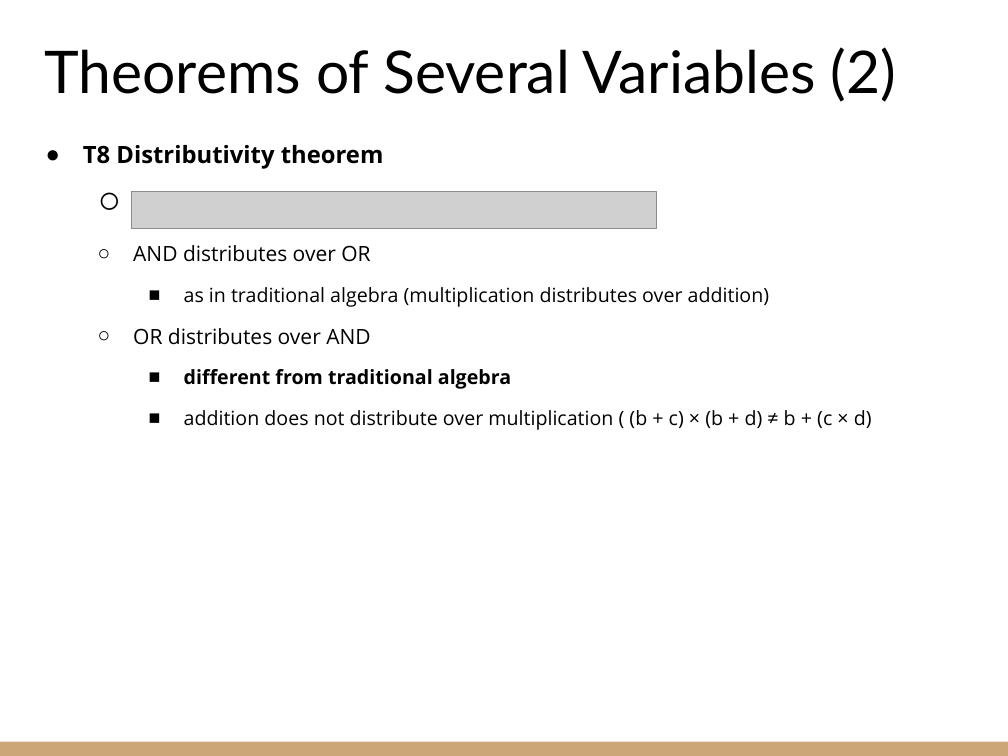
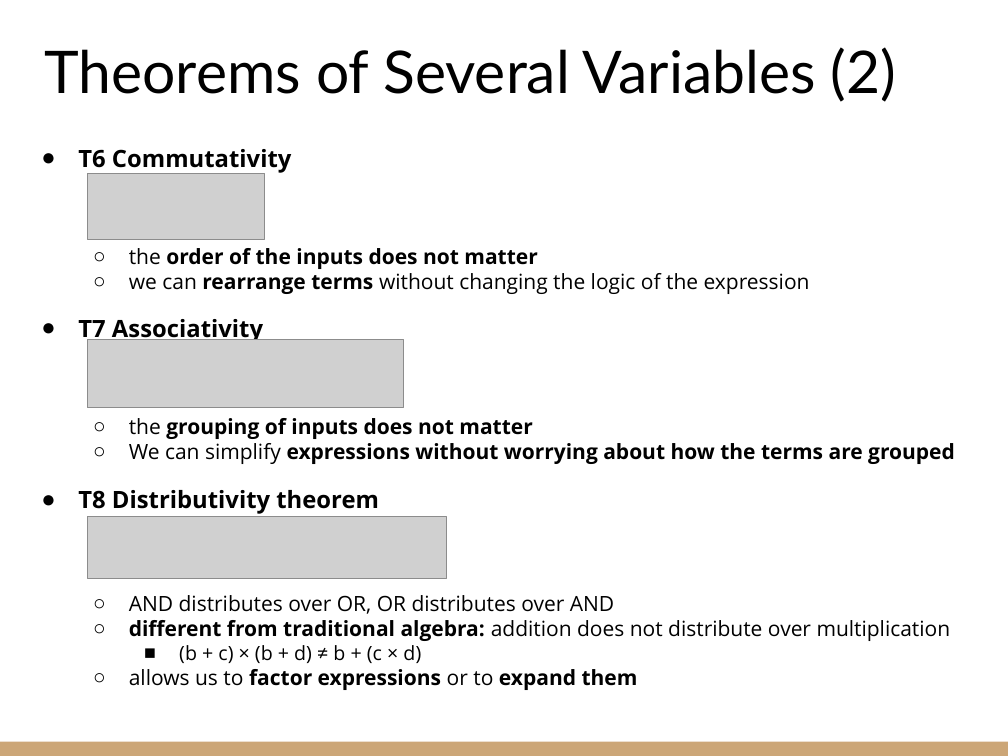
Before and after one commit to riccardoberta/esd, a slide deck: slide 13 of 05 - Boolean Algebra/slides.pptx (slide 14 before the commit). Drawn at 1008x756 pixels with LibreOffice and Linux fonts; fonts in the diff are those of the drawing; grey boxes stand for pictures. Boxes give left, top, right and bottom in pixels: in the first picture for what was removed or moved away, otherwise in the second. Text is boxed around its words. In the diff, an @@ line names an element or a change of style, - is before the commit and + after.

Commit message:
Boolean Algebra

```diff
--- a/05 - Boolean Algebra/slides.pptx
+++ b/05 - Boolean Algebra/slides.pptx
@@ text at bbox=[78, 149, 955, 464]: paragraphs added @@
+● T6 Commutativity
+  ○ the order of the inputs does not matter
+  ○ we can rearrange terms without changing the logic of the expression
+● T7 Associativity
+  ○ the grouping of inputs does not matter
+  ○ We can simplify expressions without worrying about how the terms are grouped
@@ picture added at bbox=[87, 173, 264, 239] @@
@@ picture removed at bbox=[131, 192, 656, 228] @@
@@ picture added at bbox=[87, 340, 403, 408] @@
@@ picture added at bbox=[87, 517, 447, 579] @@
@@ text at bbox=[129, 595, 951, 690]: text changed; size 14 to 15 pt @@
-  ○ AND distributes over OR
-    ■ as in traditional algebra (multiplication distributes over addition)
-  ○ OR distributes over AND
-    ■ different from traditional algebra
-    ■ addition does not distribute over multiplication ( (b + c) × (b + d) ≠ b + (c × d)
+  ○ AND distributes over OR, OR distributes over AND
+  ○ different from traditional algebra: addition does not distribute over multiplication
+    ■ (b + c) × (b + d) ≠ b + (c × d)
+  ○ allows us to factor expressions or to expand them
```
Also in this commit, not shown: 22 other slides changed, 2 slides added, 6 slides removed, 7 other files.
